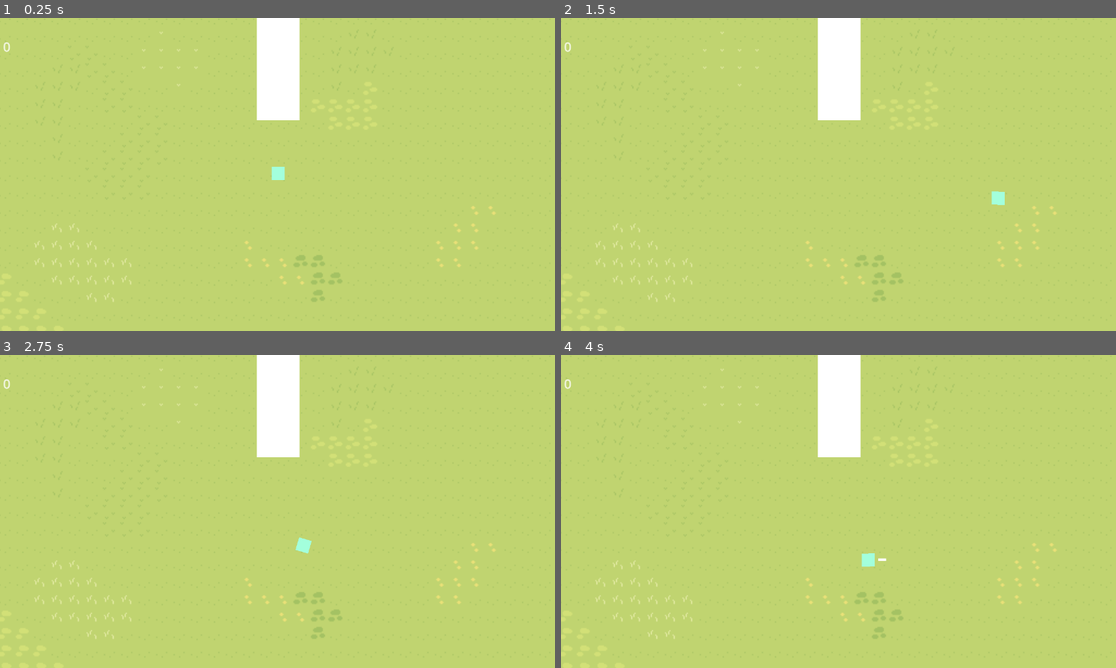
Above: before the commit, frames 1-4 (two rows, left to right).
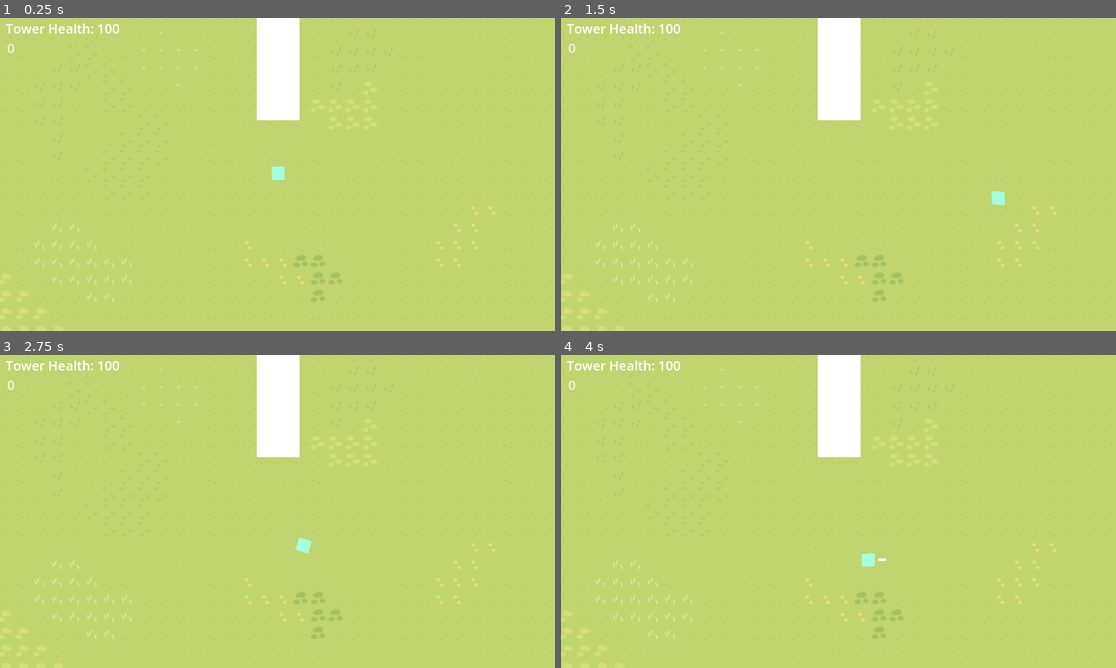
Above: after the commit, the same moments.

Repository: ConnorG255/The-Tower
Game: Godot game, scene res://main.tscn
Two runs of this game, one before a commit and one after it. Both use one fixed random seed, a clock stepped at 60 frames per second and the inputs below.
Inputs (mouse positions are in pixels of both pictures, inside the frame that each line leads up to):
- Up to frame 1 (0.25 s): no input
- Up to frame 2 (1.5 s): tap Enter at 0.5 s; move the mouse to (960, 158) at 0.52 s; hold D (D) 0.53-1.28 s; tap S (S) at 0.8, 1.35 s; move the mouse to (727, 190) at 1.27 s
- Up to frame 3 (2.75 s): tap D (D) at 1.55 s; tap Space at 2 s; move the mouse to (333, 442) at 2.02 s; hold A (A) from 2.03 s (still down); tap S (S) at 2.3 s
- Up to frame 4 (4 s): move the mouse to (810, 574) at 2.77 s; release A (A) at 2.78 s; tap D (D) at 2.85 s; tap Enter at 3.5 s; move the mouse to (1005, 558) at 3.52 s; press the mouse at (1005, 558) at 3.53 s; tap S (S) at 3.8 s

The runs differ from the first frame. In frame 1, 0.3% of the frame differs, in the area x 0-22%, y 1-12%; in frame 2, 0.3%; in frame 3, 0.3%; in frame 4, 0.3%.

Commit message:
Player End Screen

Diff:
--- a/enemy.gd
+++ b/enemy.gd
@@ -44,4 +44,7 @@
 	if body.is_in_group("bullet"):
 		Global.score += 100
 		queue_free()
+	if body.is_in_group("tower"):
+		Global.score -= 10
+		queue_free()
 	pass
--- a/main.tscn
+++ b/main.tscn
@@ -11,6 +11,7 @@
 [ext_resource type="PackedScene" uid="uid://bmdvnuci2r8q" path="res://prefabs/pause.tscn" id="9_6su8i"]
 [ext_resource type="PackedScene" uid="uid://grlj4ggikjv7" path="res://prefabs/ui.tscn" id="10_y3ox0"]
 [ext_resource type="Script" path="res://scripts/Global.gd" id="11_1hr71"]
+[ext_resource type="PackedScene" uid="uid://bmjq5t54g1ulv" path="res://prefabs/end_screen.tscn" id="12_bird5"]
 
 [sub_resource type="RectangleShape2D" id="RectangleShape2D_6pf8t"]
 size = Vector2(50, 50)
@@ -295,7 +296,7 @@
 position = Vector2(533, 30.5313)
 shape = SubResource("RectangleShape2D_btxc1")
 
-[node name="El tore" type="StaticBody2D" parent="." groups=["walls"]]
+[node name="El tore" type="StaticBody2D" parent="." groups=["tower", "walls"]]
 position = Vector2(0, -62)
 
 [node name="CollisionShape2D" type="CollisionShape2D" parent="El tore"]
@@ -326,4 +327,12 @@
 [node name="GlobalManager" type="Node2D" parent="."]
 script = ExtResource("11_1hr71")
 
+[node name="EndScreen" parent="." instance=ExtResource("12_bird5")]
+visible = false
+offset_left = -311.0
+offset_top = -200.0
+offset_right = -311.0
+offset_bottom = -200.0
+scale = Vector2(0.5, 0.5)
+
 [connection signal="body_entered" from="player/Area2D" to="player" method="_on_area_2d_body_entered"]
--- /dev/null
+++ b/prefabs/end_screen.tscn
@@ -0,0 +1,33 @@
+[gd_scene load_steps=2 format=3 uid="uid://bmjq5t54g1ulv"]
+
+[ext_resource type="Script" path="res://prefabs/uimanagement.gd" id="1_updwx"]
+
+[node name="EndScreen" type="Control"]
+layout_mode = 3
+anchors_preset = 15
+anchor_right = 1.0
+anchor_bottom = 1.0
+grow_horizontal = 2
+grow_vertical = 2
+script = ExtResource("1_updwx")
+
+[node name="Quit" type="Button" parent="."]
+layout_mode = 0
+offset_left = 416.0
+offset_top = 355.0
+offset_right = 835.0
+offset_bottom = 465.0
+theme_override_font_sizes/font_size = 50
+text = "Quit?"
+
+[node name="Button" type="Button" parent="."]
+layout_mode = 0
+offset_left = 540.0
+offset_top = 184.0
+offset_right = 701.0
+offset_bottom = 261.0
+theme_override_font_sizes/font_size = 50
+text = "Retry?"
+
+[connection signal="button_down" from="Quit" to="." method="_on_quit_button_down"]
+[connection signal="button_down" from="Button" to="." method="_on_button_button_down"]
--- a/prefabs/pause.gd
+++ /dev/null
@@ -1,14 +0,0 @@
-extends Control
-
-
-@onready var main = $"../"
-
-# rest of pause menu in Scene.gd
-func _on_continue_pressed():
-	main.pause()
-	pass # Replace with function body.
-
-
-func _on_quit_d__pressed():
-	get_tree().quit()
-	pass # Replace with function body.
--- a/prefabs/pause.tscn
+++ b/prefabs/pause.tscn
@@ -1,6 +1,6 @@
 [gd_scene load_steps=2 format=3 uid="uid://bmdvnuci2r8q"]
 
-[ext_resource type="Script" path="res://prefabs/pause.gd" id="1_30s7w"]
+[ext_resource type="Script" path="res://prefabs/uimanagement.gd" id="1_6bqoi"]
 
 [node name="Pause" type="Control"]
 layout_mode = 3
@@ -9,7 +9,7 @@
 anchor_bottom = 1.0
 grow_horizontal = 2
 grow_vertical = 2
-script = ExtResource("1_30s7w")
+script = ExtResource("1_6bqoi")
 
 [node name="MarginContainer" type="MarginContainer" parent="."]
 layout_mode = 0
--- /dev/null
+++ b/prefabs/temp.gd
@@ -0,0 +1,11 @@
+extends Label
+
+
+# Called when the node enters the scene tree for the first time.
+func _ready():
+	pass # Replace with function body.
+
+
+# Called every frame. 'delta' is the elapsed time since the previous frame.
+func _process(delta):
+	self.text = str(Engine.get_frames_per_second())
--- /dev/null
+++ b/prefabs/towerhealth.gd
@@ -0,0 +1,7 @@
+extends Label
+
+
+func _process(delta):
+	self.text = "Tower Health: " + str(Global.tower_health)
+
+	pass
--- a/prefabs/ui.tscn
+++ b/prefabs/ui.tscn
@@ -1,6 +1,8 @@
-[gd_scene load_steps=2 format=3 uid="uid://grlj4ggikjv7"]
+[gd_scene load_steps=4 format=3 uid="uid://grlj4ggikjv7"]
 
 [ext_resource type="Script" path="res://score.gd" id="1_v024a"]
+[ext_resource type="Script" path="res://prefabs/towerhealth.gd" id="2_dh45y"]
+[ext_resource type="Script" path="res://prefabs/temp.gd" id="3_di12g"]
 
 [node name="UI" type="Control"]
 layout_mode = 3
@@ -12,11 +14,30 @@
 
 [node name="score" type="Label" parent="."]
 layout_mode = 0
-offset_left = 1.0
-offset_top = 68.0
-offset_right = 155.0
-offset_bottom = 125.0
+offset_left = 14.0
+offset_top = 72.0
+offset_right = 175.0
+offset_bottom = 130.0
 theme_override_colors/font_color = Color(1, 1, 1, 0.792157)
 theme_override_font_sizes/font_size = 40
 text = "0000000"
 script = ExtResource("1_v024a")
+
+[node name="towerhealth" type="Label" parent="."]
+layout_mode = 0
+offset_left = 9.0
+offset_top = 12.0
+offset_right = 357.0
+offset_bottom = 70.0
+theme_override_font_sizes/font_size = 40
+text = "Tower Health: 100"
+script = ExtResource("2_dh45y")
+
+[node name="Label" type="Label" parent="."]
+visible = false
+layout_mode = 0
+offset_left = 23.0
+offset_top = 142.0
+offset_right = 63.0
+offset_bottom = 165.0
+script = ExtResource("3_di12g")
--- /dev/null
+++ b/prefabs/uimanagement.gd
@@ -0,0 +1,27 @@
+extends Control
+
+
+@onready var main = $"../"
+
+# Pause Menu Rest in Scene
+func _on_continue_pressed():
+	main.pause()
+	pass # Replace with function body.
+
+
+func _on_quit_d__pressed():
+	get_tree().quit()
+	pass # Replace with function body.
+
+# End screen
+
+func _on_quit_button_down():
+	get_tree().quit()
+	pass # Replace with function body.
+
+
+
+func _on_button_button_down():
+	get_tree().reload_current_scene()
+	Engine.time_scale = 1
+	pass # Replace with function body.
--- a/scripts/Global.gd
+++ b/scripts/Global.gd
@@ -1,6 +1,7 @@
 extends Node2D
 
 var score = 0
+var tower_health = 100
 
 func _process(delta):
 	pass
--- a/scripts/Scene.gd
+++ b/scripts/Scene.gd
@@ -4,7 +4,7 @@
 
 var rng = RandomNumberGenerator.new()
 
-
+@onready var endscreen = $EndScreen
 
 
 var enemyS = preload("res://prefabs/enemy.tscn")
@@ -13,6 +13,11 @@
 
 
 func _process(delta):
+	if Global.tower_health == 0:
+		endscreen.show()
+		Engine.time_scale = 0
+
+
 	if Input.is_action_just_pressed("pause"):
 		pause()
 
--- a/scripts/movemnet.gd
+++ b/scripts/movemnet.gd
@@ -2,7 +2,7 @@
 @export var speed = 200
 
 # FOR PLAYER DONT KNOW WHY I CALLED IT MOVBEMENT
-
+@onready var endscreen = $"../EndScreen"
 
 # Movement mainly
 func _process(delta):
@@ -21,8 +21,9 @@
 #Death
 
 func _on_area_2d_body_entered(body):
-	#if body.is_in_group("enemy"):
-		#End game screen flash
+	if body.is_in_group("enemy"):
+		endscreen.show()
+		Engine.time_scale = 0
 	pass
 
 
Not shown: 1 places in main.tscn that only renumber resources
